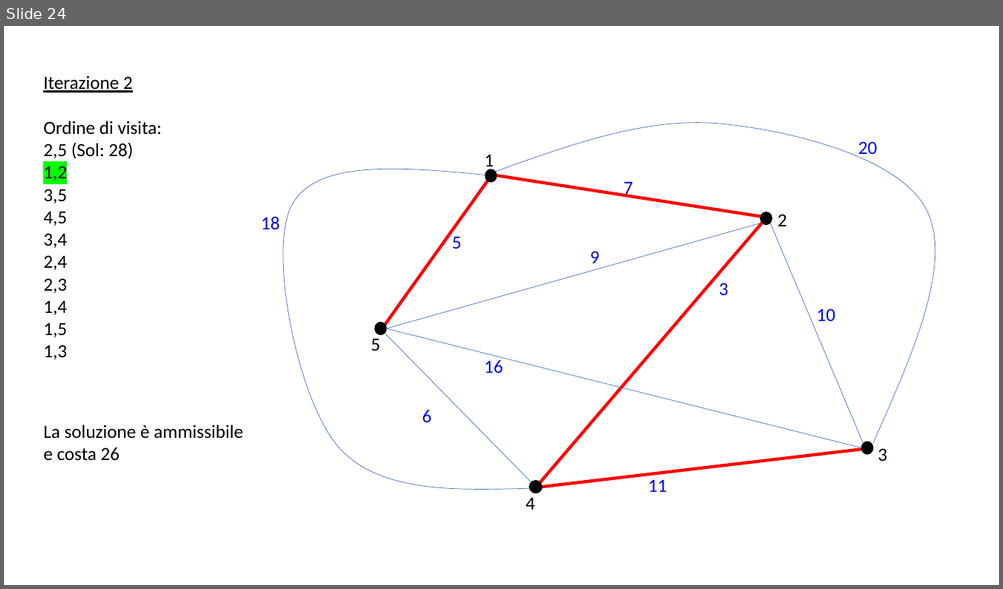
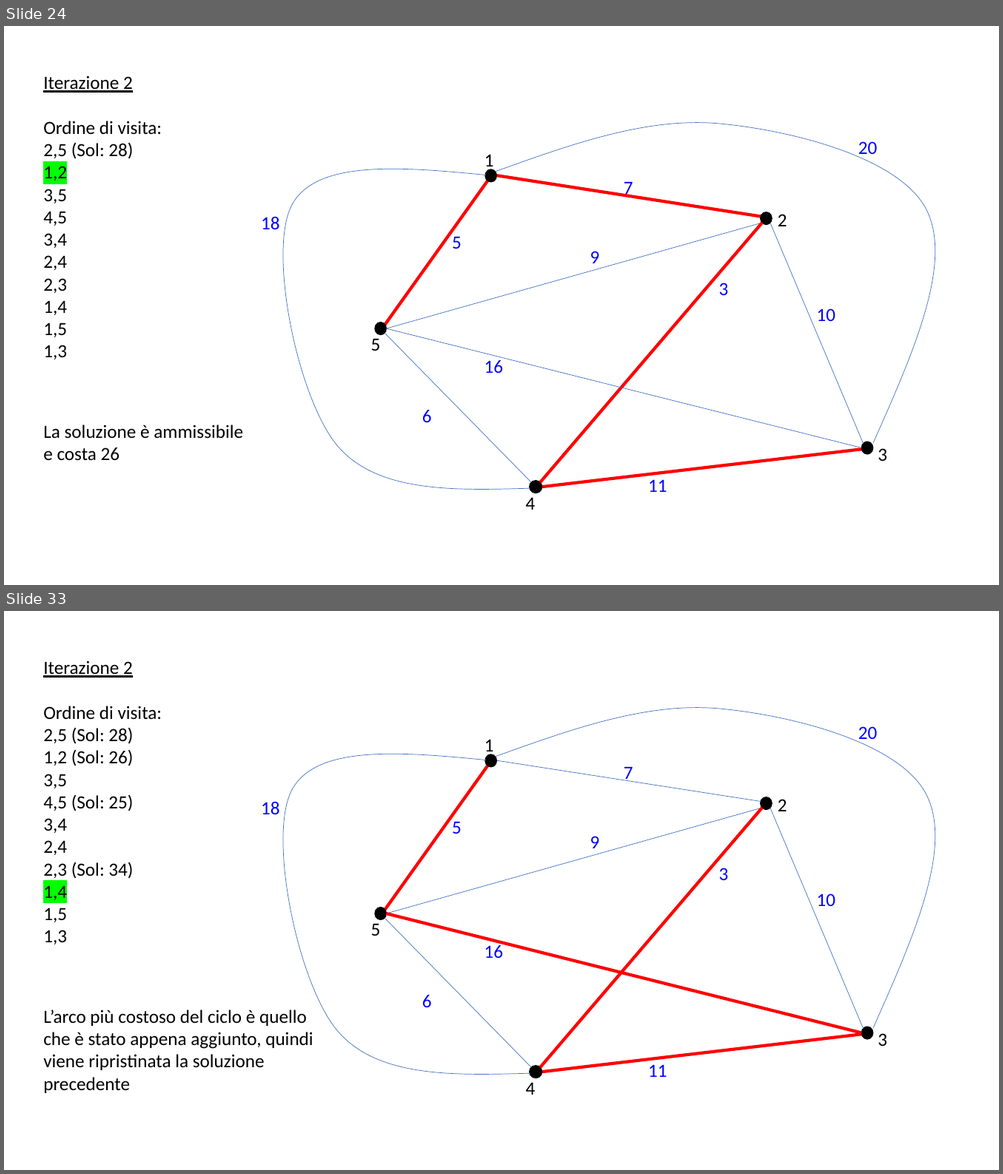
Before and after one commit to bizzarriA/LocalSearch, a slide deck: Progetto_LS.pptx. Shown one above the other, each under a label of ours: slide 24 before the commit, slides 24 and 33 after it; the slides between them are not shown. The pictures are 1003x589 and 1003x1174 pixels, drawn with LibreOffice and Linux fonts; fonts in the diff are those of the drawing. Boxes give left, top, right and bottom in pixels: in the first picture for what was removed or moved away, otherwise in the second. Text is boxed around its words. In the diff, an @@ line names an element or a change of style, - is before the commit and + after.

```diff
--- a/Progetto_LS.pptx
+++ b/Progetto_LS.pptx
@@ slide 33 added at [4,611,999,1170], background #FFFFFF @@
@@ text added at [43,661,162,945], 18 pt, text #000000 @@
+Iterazione 2
+Ordine di visita:
+2,5 (Sol: 28)
+1,2 (Sol: 26)
+3,5
+4,5 (Sol: 25)
+3,4
+2,4
+2,3 (Sol: 34)
+1,4
+1,5
+1,3
@@ freeform shape added at [495,708,935,1029], outline #4472C4 0.5 pt @@
@@ text added at [484,739,494,756], 18 pt, text #000000 @@
+1
@@ text added at [858,726,877,744], 18 pt, text #0000FF @@
+20
@@ freeform shape added at [283,755,531,1075], outline #4472C4 0.5 pt @@
@@ line added from (488, 766) to (383, 912), #FF0000 3 pt @@
@@ ellipse added at [485,755,496,767], fill #000000, outline #000000 1 pt @@
@@ ellipse added at [486,755,492,766], fill #000000, outline #000000 1 pt @@
@@ line added from (490, 760) to (765, 803), #4472C4 0.5 pt @@
@@ text added at [623,766,633,782], 18 pt, text #0000FF @@
+7
@@ text added at [261,801,280,815], 18 pt, text #0000FF @@
+18
@@ line added from (386, 914) to (762, 808), #4472C4 0.5 pt @@
@@ line added from (540, 1068) to (762, 808), #FF0000 3 pt @@
@@ ellipse added at [760,797,771,810], fill #000000, outline #000000 1 pt @@
@@ line added from (770, 808) to (862, 1029), #4472C4 0.5 pt @@
@@ text added at [777,799,787,812], 18 pt, text #000000 @@
+2
@@ text added at [452,821,461,834], 18 pt, text #0000FF @@
+5
@@ text added at [590,836,600,854], 18 pt, text #0000FF @@
+9
@@ text added at [719,868,728,880], 18 pt, text #0000FF @@
+3
@@ text added at [817,894,836,906], 18 pt, text #0000FF @@
+10
@@ ellipse added at [375,908,386,920], fill #000000, outline #000000 1 pt @@
@@ line added from (384, 918) to (532, 1068), #4472C4 0.5 pt @@
@@ line added from (386, 914) to (861, 1034), #FF0000 3 pt @@
@@ text added at [371,923,381,936], 18 pt, text #000000 @@
+5
@@ text added at [484,943,504,959], 18 pt, text #0000FF @@
+16
@@ text added at [43,1010,313,1093], 18 pt, text #000000 @@
+L’arco più costoso del ciclo è quello
+che è stato appena aggiunto, quindi
+viene ripristinata la soluzione
+precedente
@@ text added at [422,995,432,1008], 18 pt, text #0000FF @@
+6
@@ ellipse added at [861,1028,873,1040], fill #000000, outline #000000 1 pt @@
@@ line added from (542, 1072) to (873, 1034), #FF0000 3 pt @@
@@ text added at [877,1034,887,1046], 18 pt, text #000000 @@
+3
@@ ellipse added at [529,1066,542,1079], fill #000000, outline #000000 1 pt @@
@@ text added at [648,1065,667,1077], 18 pt, text #0000FF @@
+11
@@ text added at [526,1082,535,1095], 18 pt, text #000000 @@
+4
```
Also in this commit, not shown: 1 slide changed, 47 other slides added.
